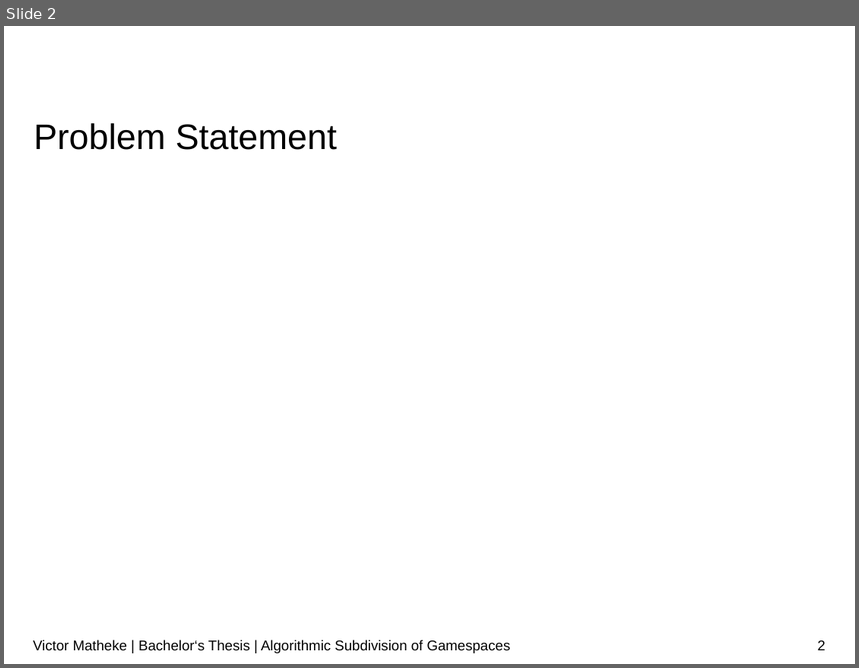
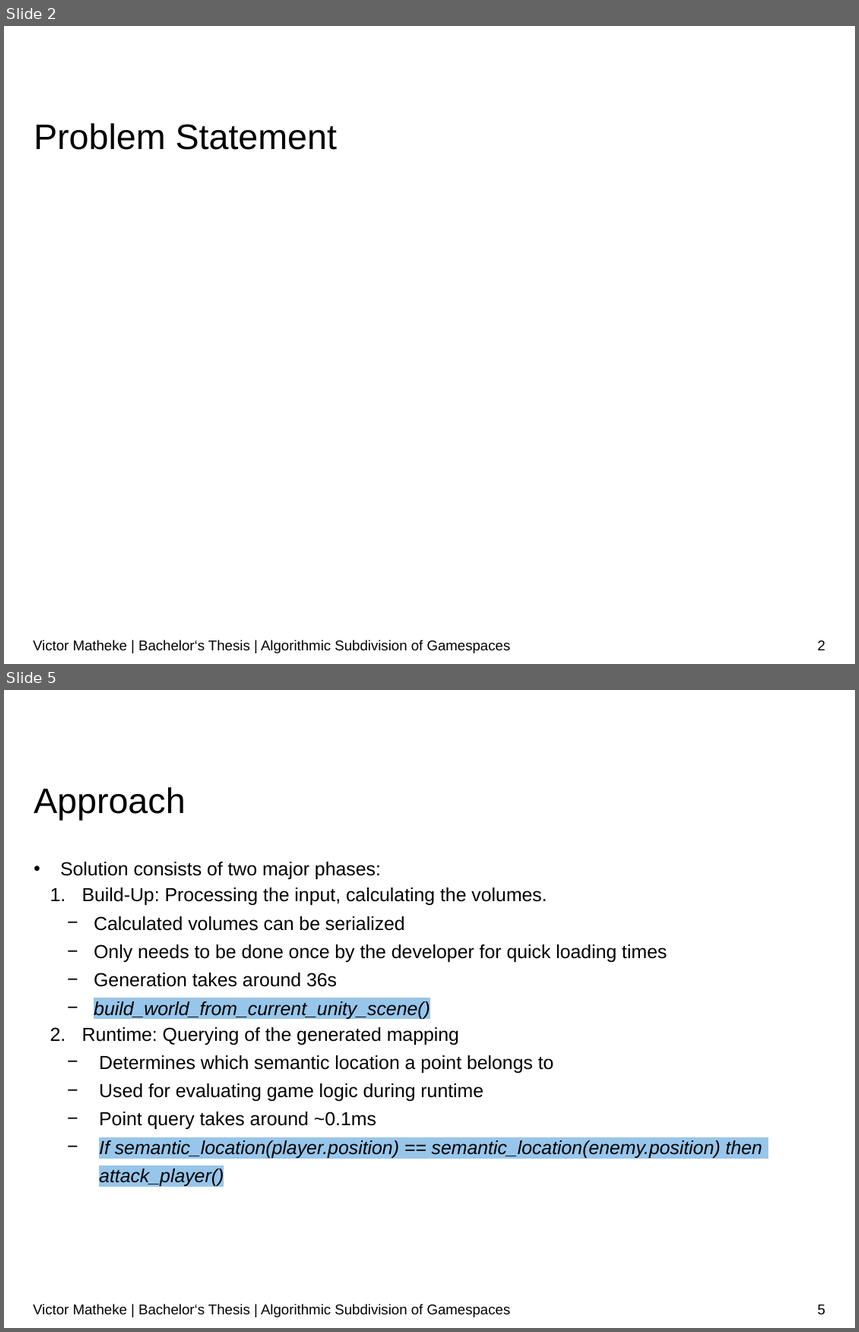
Before and after one commit to surrealtm/Thesis, a slide deck: Presentation/Presentation.pptx. Shown one above the other, each under a label of ours: slide 2 before the commit, slides 2 and 5 after it; the slides between them are not shown. The pictures are 859x668 and 859x1332 pixels, drawn with LibreOffice and Linux fonts; fonts in the diff are those of the drawing; grey boxes stand for pictures; background and template pictures are left out. Boxes give left, top, right and bottom in pixels: in the first picture for what was removed or moved away, otherwise in the second. Text is boxed around its words. In the diff, an @@ line names an element or a change of style, - is before the commit and + after.

Commit message:
More work on the presentation.

```diff
--- a/Presentation/Presentation.pptx
+++ b/Presentation/Presentation.pptx
@@ slide 5 added at (x1=4, y1=690, x2=855, y2=1328), background #FFFFFF @@
@@ title added at (x1=34, y1=787, x2=186, y2=820), 30 pt, text #000000 @@
+Approach
@@ text added at (x1=60, y1=862, x2=762, y2=1186), 16 pt, text #000000 @@
+• Solution consists of two major phases:
+  1. Build-Up: Processing the input, calculating the volumes.
+    − Calculated volumes can be serialized
+    − Only needs to be done once by the developer for quick loading times
+    − Generation takes around 36s
+    − build_world_from_current_unity_scene()
+  2. Runtime: Querying of the generated mapping
+    − Determines which semantic location a point belongs to
+    − Used for evaluating game logic during runtime
+    − Point query takes around ~0.1ms
+    − If semantic_location(player.position) == semantic_location(enemy.position) then attack_player()
@@ text added at (x1=33, y1=1304, x2=511, y2=1318), 12 pt, text #000000 @@
+Victor Matheke | Bachelor‘s Thesis | Algorithmic Subdivision of Gamespaces
@@ page number added at (x1=818, y1=1305, x2=826, y2=1315), 12 pt, text #000000 @@
+5
```
Also in this commit, not shown: 9 other slides added.
